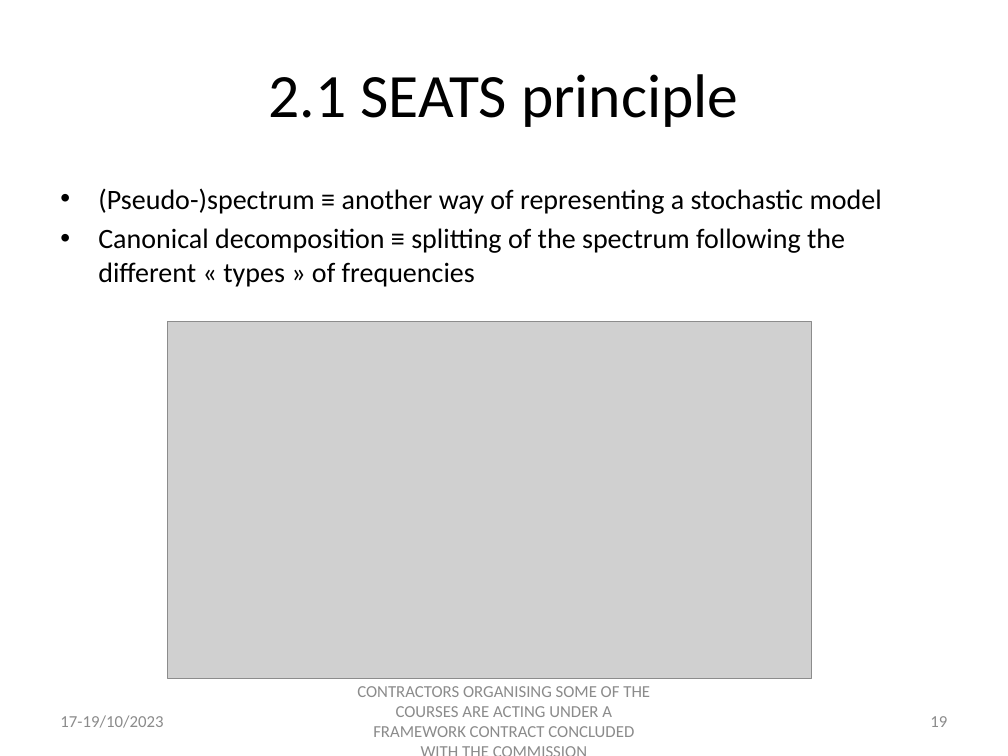
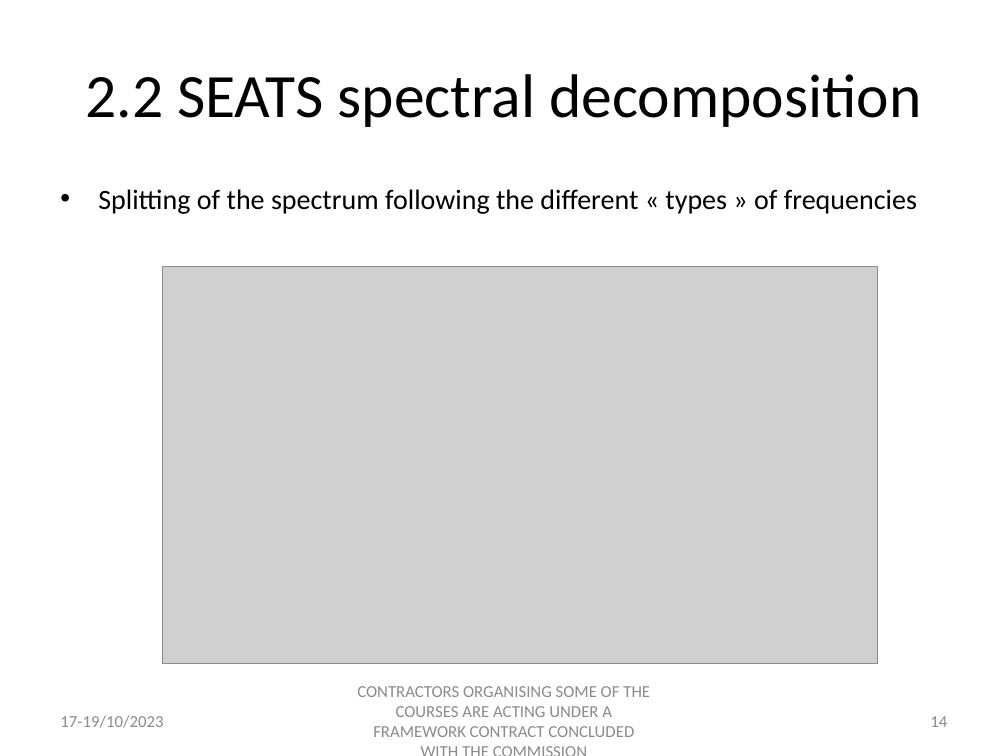
Before and after one commit to palatej/estp2023, a slide deck: slide 14 of Presentations/2.2 JD+_SEATS.pptx (slide 19 before the commit). Drawn at 1008x756 pixels with LibreOffice and Linux fonts; fonts in the diff are those of the drawing; grey boxes stand for pictures. Boxes give left, top, right and bottom in pixels: in the first picture for what was removed or moved away, otherwise in the second. Text is boxed around its words. In the diff, an @@ line names an element or a change of style, - is before the commit and + after.

```diff
--- a/Presentations/2.2 JD+_SEATS.pptx
+++ b/Presentations/2.2 JD+_SEATS.pptx
@@ title at box(85, 74, 921, 127): text changed @@
-2.1 SEATS principle
+2.2 SEATS spectral decomposition
@@ text at box(98, 189, 917, 214): text changed @@
-• (Pseudo-)spectrum ≡ another way of representing a stochastic model
-• Canonical decomposition ≡ splitting of the spectrum following the different « types » of frequencies
+• Splitting of the spectrum following the different « types » of frequencies
@@ picture: place and size @@
-picture at box(168, 322, 812, 678)
+picture at box(162, 267, 878, 663)
@@ page number at box(930, 716, 947, 727): text changed @@
-19
+14
```
Also in this commit, not shown: 17 other slides changed, 5 slides added, 14 other files.
